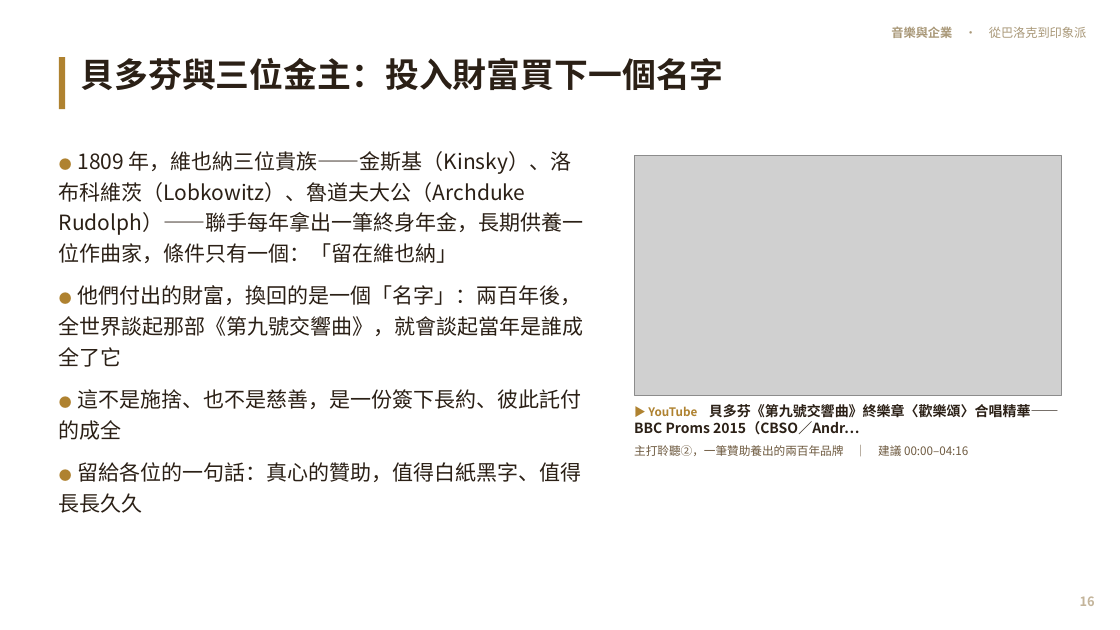
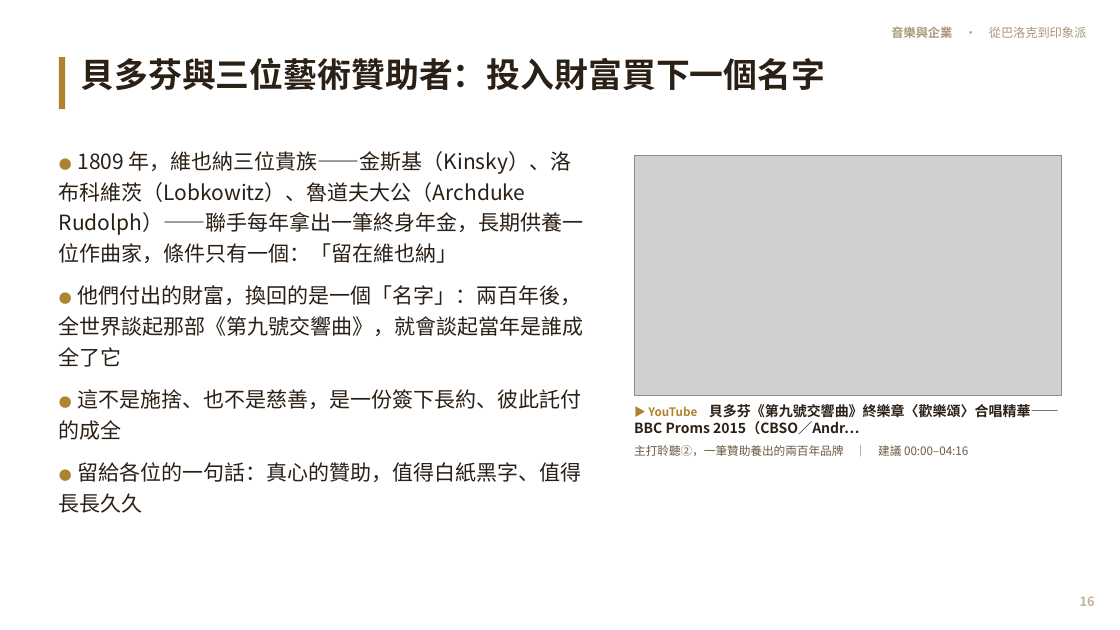
Before and after one commit to kblab2024/music-business-lecture, a slide deck: slide 16 of docs/downloads/音樂與企業-投影片.pptx. Drawn at 1120x630 pixels with LibreOffice and Linux fonts; fonts in the diff are those of the drawing; grey boxes stand for pictures. Boxes give left, top, right and bottom in pixels: in the first picture for what was removed or moved away, otherwise in the second. Text is boxed around its words. In the diff, an @@ line names an element or a change of style, - is before the commit and + after.

```diff
--- a/docs/downloads/音樂與企業-投影片.pptx
+++ b/docs/downloads/音樂與企業-投影片.pptx
@@ text at (81,58,826,90): text changed @@
-貝多芬與三位金主：投入財富買下一個名字
+貝多芬與三位藝術贊助者：投入財富買下一個名字
```
Also in this commit, not shown: 13 other slides changed, 7 other files.
